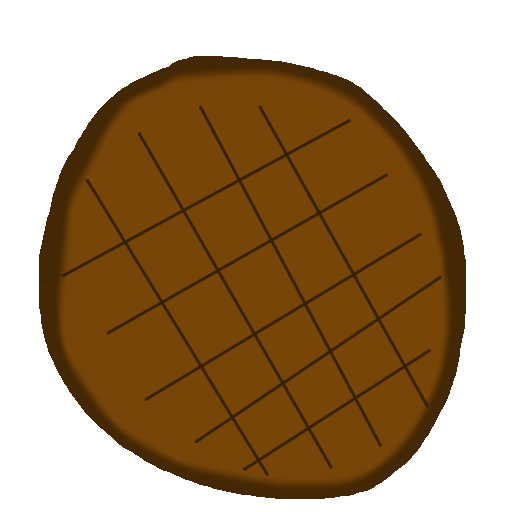
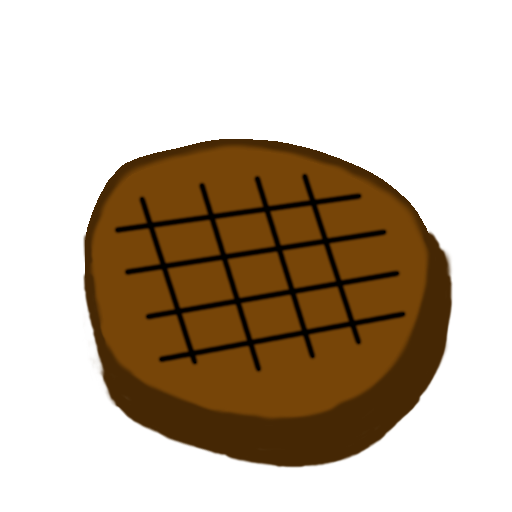
Revision of a layered 512x512 image; what changed, layer by layer:
added layer "Content" above "Hintergrund" over (82, 139, 454, 469)
hid "Hintergrund" over (39, 56, 466, 499)
